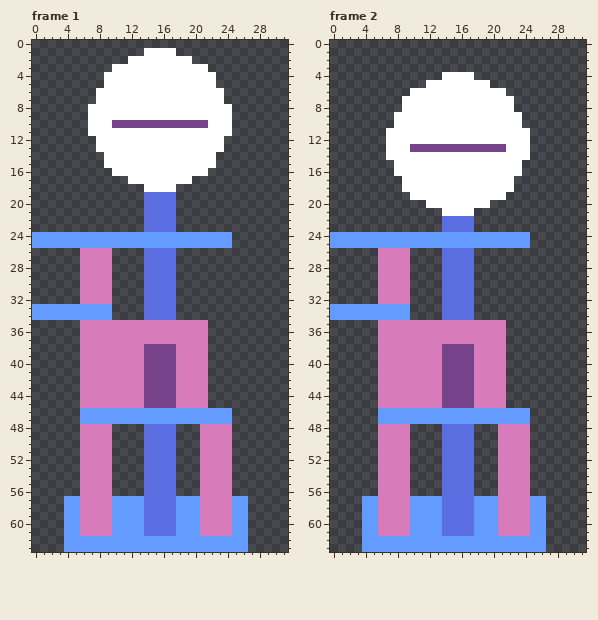
A pixel-art file gets an edit: music-box/assets/checkpoint.aseprite. The picture above was drawn from the file before the commit.
32x64 pixels, 6 frames. Shown: frame 1, frame 2. The commit also changed other frames, which this record leaves out.
After:
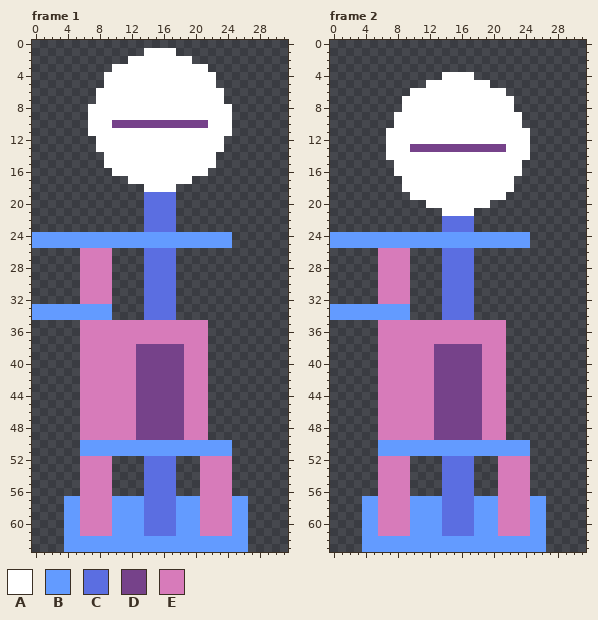
Palette (. is transparent): A #ffffff  B #639bff  C #5b6ee1  D #76428a  E #d77bba
From old to new:
Frame 1:
y 38..45: x 13 E -> D; x 18 E -> D
y 46..47: x 6..24 BBBBBBBBBBBBBBBBBBB -> EEEEEEEDDDDDDEEE...
y 48..49: x 10..20 ....CCCC... -> EEEDDDDDDEE; x 22..24 EEE -> ...
y 50..51: x 6..24 EEEE....CCCC...EEEE -> BBBBBBBBBBBBBBBBBBB
Frame 2: the same change as frame 1
Pixel boxes of the changes (left, top, right, bottom) in both pictures:
changed: (80, 344, 232, 456)
changed: (378, 344, 530, 456)
